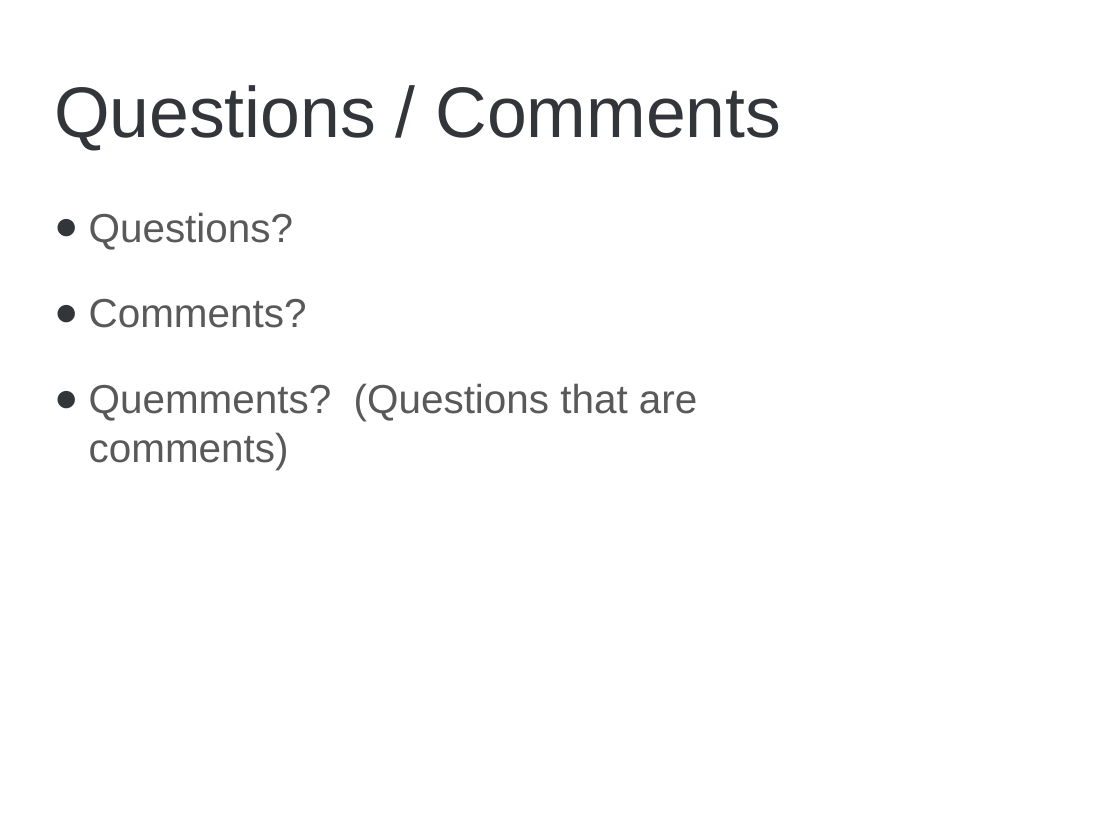
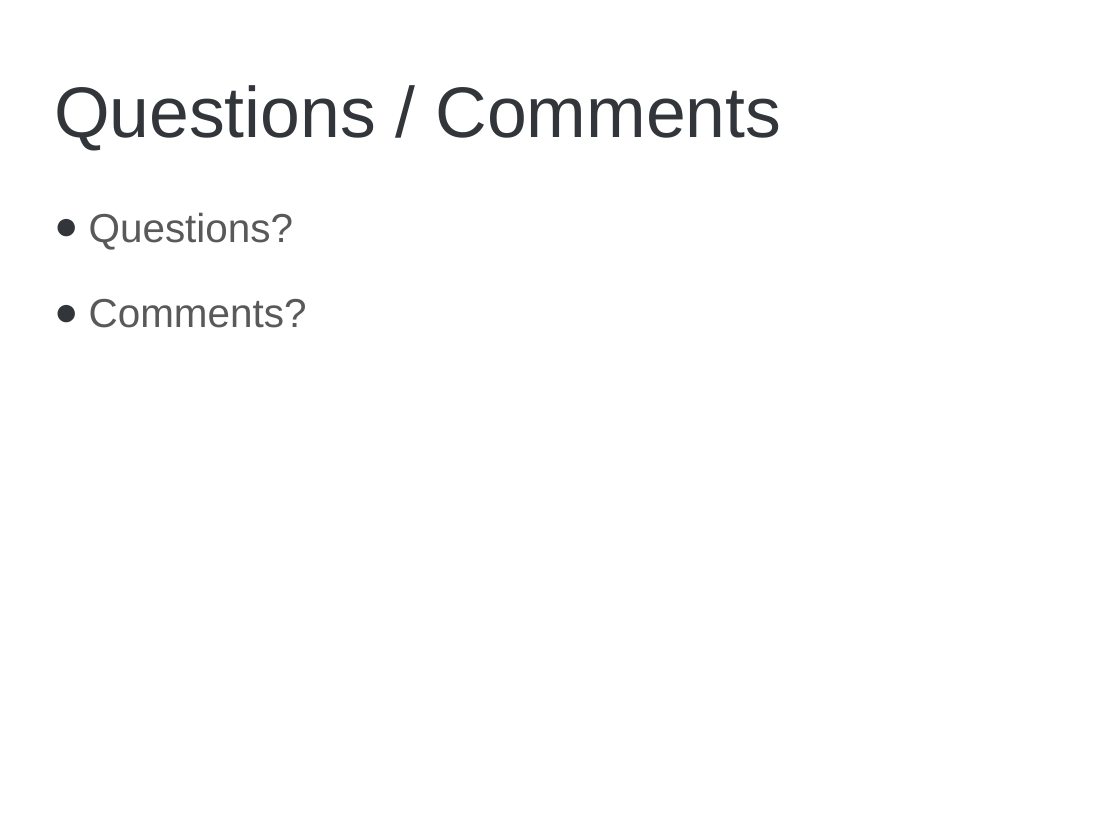
Before and after one commit to brycep/thomas, a slide deck: slide 12 of thomas-android/src/main/presentations/Unit Testing.pptx. Drawn at 1120x840 pixels with LibreOffice and Linux fonts; fonts in the diff are those of the drawing; background and template pictures are left out. Boxes give left, top, right and bottom in pixels: in the first picture for what was removed or moved away, otherwise in the second. Text is boxed around its words. In the diff, an @@ line names an element or a change of style, - is before the commit and + after.

Commit message:
Committing changes to the PowerPoint

```diff
--- a/thomas-android/src/main/presentations/Unit Testing.pptx
+++ b/thomas-android/src/main/presentations/Unit Testing.pptx
@@ text at (89, 383, 697, 470): paragraph removed @@
-● Quemments? (Questions that are comments)
```
